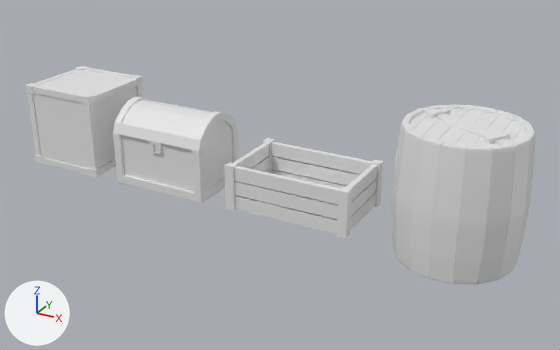
The Blender file Assets/blenderdamine/kastid.blend as it was, and as the next commit left it.
Before and after are seen from a 50 mm lens placed at (13.76, -12.17, 6.53), pointed at (7.08, -0.03, 0.46). The lights are fixed; the arrows at lower left show +X, +Y and +Z.

Script lines for the objects in view, before the commit:
```python
me_cube_002 = bpy.data.meshes.new('Cube.002')
me_cube_002.from_pydata(...)  # 168 vertices, 126 faces; spans x -1.27..1.27, y -0.22..1.41, z -0.08..0.82
me_cube_008 = bpy.data.meshes.new('Cube.008')
me_cube_008.from_pydata(...)  # 4722 vertices, 4818 faces; spans x -1.1..1.1, y -6.4..6.4, z -2.0..26.5
me_cube_019 = bpy.data.meshes.new('Cube.019')
me_cube_019.from_pydata(...)  # 4320 vertices, 4384 faces; spans x -9.4..9.4, y -9.3..9.3, z -9.2..9.9
me_honeycomb_001 = bpy.data.meshes.new('HoneyComb.001')
me_honeycomb_001.from_pydata(...)  # 3764 vertices, 3770 faces; spans x -0.94..0.99, y -0.97..0.97, z -1.99..0.07
ob_cube = bpy.data.objects.new('Cube', me_cube_008)
ob_cube.location = (4.68, -0.11, -0.03)
ob_cube.scale = (1.0, 0.11, 0.0578)
ob_cube_001 = bpy.data.objects.new('Cube.001', me_cube_002)
ob_cube_001.location = (7.61, -0.64, 0.0)
ob_cube_002 = bpy.data.objects.new('Cube.002', me_cube_019)
ob_cube_002.location = (2.35, -0.12, 0.78)
ob_cube_002.scale = (0.0924, 0.0924, 0.0924)
ob_honeycomb_001 = bpy.data.objects.new('HoneyComb.001', me_honeycomb_001)
ob_honeycomb_001.location = (10.59, -0.05, 2.06)
ob_honeycomb_001.scale = (1.19, 1.19, 1.19)
```
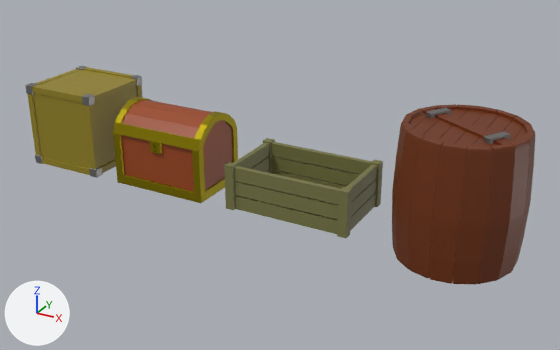
The change, as a diff of the scene's bpy script:
```diff
--- a/Assets/blenderdamine/kastid.blend.py
+++ b/Assets/blenderdamine/kastid.blend.py
@@ mat_material_001 @@
+mat_material_001 = principled_material('Material.001')
+mat_material_001.base_color = (0.296, 0.227, 0.0127)  # yellow #94831e
@@ mat_material_006 @@
+mat_material_006 = principled_material('Material.006')
+mat_material_006.base_color = (0.308, 0.308, 0.308)  # grey #979797
+mat_material_006.metallic = 1.0
@@ mat_material_003 @@
+mat_material_003 = principled_material('Material.003')
+mat_material_003.base_color = (0.323, 0.255, 0.0)  # yellow #9a8a00
+mat_material_003.metallic = 0.818
@@ mat_material_002 @@
+mat_material_002 = principled_material('Material.002')
+mat_material_002.base_color = (0.324, 0.0595, 0.00956)  # brown #9a4519
+mat_material_002.roughness = 0.48
@@ mat_material_005 @@
+mat_material_005 = principled_material('Material.005')
+mat_material_005.base_color = (0.158, 0.029, 0.00133)  # brown #6f3004
@@ me_cube_002 @@
 me_cube_002.from_pydata(...)  # 168 vertices, 126 faces; spans x -1.27..1.27, y -0.22..1.41, z -0.08..0.82
+me_cube_002.materials.append(mat_material_004)  # dark yellow #777746
@@ me_honeycomb_001 @@
 me_honeycomb_001.from_pydata(...)  # 3764 vertices, 3770 faces; spans x -0.94..0.99, y -0.97..0.97, z -1.99..0.07
 # used by ob_honeycomb_001; location = (10.59, -0.05, 2.06); scale = (1.19, 1.19, 1.19)
+# me_honeycomb_001 part 1: 3745 of the faces centred in x -0.93..0.98, y -0.97..0.97, z -1.99..0.04 switch from no material to mat_material_005 (brown #6f2f04)
+# me_honeycomb_001 part 2: 13 of the faces centred in x 0.39..0.64, y -0.45..-0.12, z -0.05..0.07 switch from no material to mat_material_006 (grey #979797)
+# me_honeycomb_001 part 3: 12 of the faces centred in x -0.62..-0.36, y 0.15..0.48, z 0.0..0.07 switch from no material to mat_material_006 (grey #979797)
@@ me_cube_008 @@
 me_cube_008.from_pydata(...)  # 4722 vertices, 4818 faces; spans x -1.1..1.1, y -6.4..6.4, z -2.0..26.5
 # used by ob_cube; location = (4.68, -0.11, -0.03); scale = (1.0, 0.11, 0.0578)
+# me_cube_008 part 4: 3968 of the faces centred in x -1.1..1.1, y -6.4..6.4, z -2.0..25.8 switch from no material to mat_material_002 (brown #9a4519)
+# me_cube_008 part 5: 554 of the faces centred in x -1.1..1.1, y -6.4..6.4, z 12.9..26.4 switch from no material to mat_material_003 (yellow #9a8a00)
+# me_cube_008 part 6: 126 of the faces centred in x -1.1..1.1, y 2.4..6.4, z -2.0..1.6 switch from no material to mat_material_003 (yellow #9a8a00)
+# me_cube_008 part 7: 118 of the faces centred in x -1.1..1.1, y -6.4..-2.4, z -2.0..1.6 switch from no material to mat_material_003 (yellow #9a8a00)
+# me_cube_008 part 8: 29 of the faces centred in x -1.1..1.1, y 4.9..6.4, z 8.7..9.1 switch from no material to mat_material_003 (yellow #9a8a00)
+# me_cube_008 part 9: 23 of the faces centred in x -1.1..1.1, y -6.4..-4.9, z 8.7..9.1 switch from no material to mat_material_003 (yellow #9a8a00)
@@ me_cube_019 @@
 me_cube_019.from_pydata(...)  # 4320 vertices, 4384 faces; spans x -9.4..9.4, y -9.3..9.3, z -9.2..9.9
 # used by ob_cube_002; location = (2.35, -0.12, 0.78); scale = (0.0924, 0.0924, 0.0924)
+# me_cube_019 part 10: 1637 of the faces centred in x -9.4..-7.4, y -9.2..9.2, z -9.0..9.9 switch from no material to mat_material_001 (yellow #94831e)
+# me_cube_019 part 11: 1630 of the faces centred in x 7.4..9.3, y -9.2..9.2, z -9.1..9.9 switch from no material to mat_material_001 (yellow #94831e)
+# me_cube_019 part 12: 400 of the faces centred in x -0.1..0.0, y -9.1..9.2, z -9.1..9.8 switch from no material to mat_material_001 (yellow #94831e)
+# me_cube_019 part 13: 360 of the faces centred in x -9.4..9.4, y -9.3..9.3, z -9.2..-7.2 switch from no material to mat_material_006 (grey #979797)
+# me_cube_019 part 14: 357 of the faces centred in x -9.4..9.4, y -9.3..9.3, z 7.9..9.9 switch from no material to mat_material_006 (grey #979797)
```

Changed parts and their boxes (x1, y1, x2, y2) in the pictures (560 x 350 px):
'Cube.001', recoloured (grey to yellow): (224, 138, 383, 238) in both
part 1 of me_honeycomb_001, recoloured (grey to brown): (392, 104, 535, 285) in both
part 2 of me_honeycomb_001, recoloured (white to grey): (483, 132, 510, 144) in both
part 3 of me_honeycomb_001, recoloured (white to grey): (426, 108, 451, 119) in both
part 4 of me_cube_008, recoloured (white to brown): (121, 100, 233, 191) in both
part 5 of me_cube_008, recoloured (white to yellow): (113, 97, 237, 154) in both
part 6 of me_cube_008, recoloured: (219, 178, 225, 190) in both
part 7 of me_cube_008, recoloured (grey to yellow): (117, 174, 220, 203) in both
part 8 of me_cube_008, recoloured (grey to yellow): (232, 130, 238, 163) in both
part 9 of me_cube_008, recoloured (grey to brown): (113, 134, 205, 195) in both
part 10 of me_cube_019, recoloured (grey to yellow): (27, 69, 80, 156) in both
part 11 of me_cube_019, recoloured (grey to brown): (84, 79, 143, 173) in both
part 12 of me_cube_019, recoloured (grey to yellow): (32, 67, 134, 175) in both
part 13 of me_cube_019, recoloured: (35, 154, 102, 178) in both
part 14 of me_cube_019, recoloured: (25, 66, 142, 106) in both
